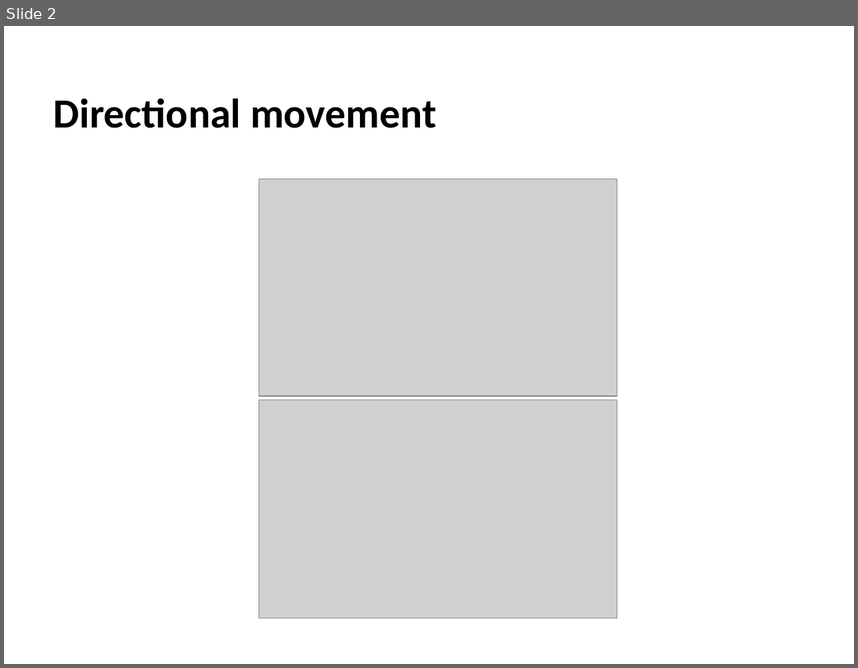
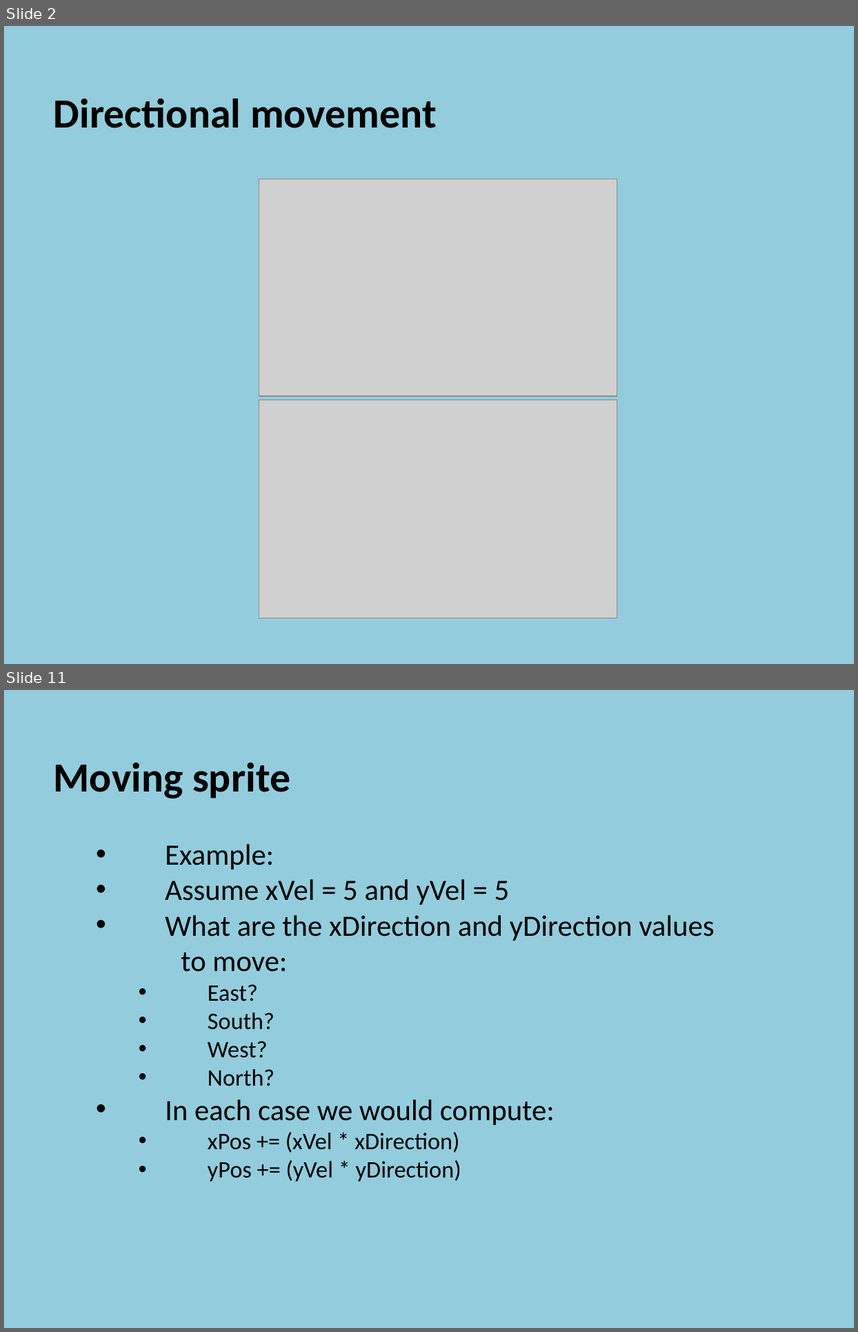
Before and after one commit to szetko/course-materials, a slide deck: Programming 4/05.1 Directional Sprites/05.1 Directional Sprites.pptx. Shown one above the other, each under a label of ours: slide 2 before the commit, slides 2 and 11 after it; the slides between them are not shown. The pictures are 858x668 and 858x1332 pixels, drawn with LibreOffice and Linux fonts; fonts in the diff are those of the drawing; grey boxes stand for pictures. Boxes give left, top, right and bottom in pixels: in the first picture for what was removed or moved away, otherwise in the second. Text is boxed around its words. In the diff, an @@ line names an element or a change of style, - is before the commit and + after.

Commit message:
Update 05.1 Directional Sprites PP

```diff
--- a/Programming 4/05.1 Directional Sprites/05.1 Directional Sprites.pptx
+++ b/Programming 4/05.1 Directional Sprites/05.1 Directional Sprites.pptx
@@ slide 11 added at box(4, 690, 854, 1328), background #93CDDD @@
@@ text added at box(54, 762, 714, 1181), 25 pt, text #000000 @@
+  Moving sprite
+    • Example:
+    • Assume xVel = 5 and yVel = 5
+    • What are the xDirection and yDirection values
+    to move:
+      • East?
+      • South?
+      • West?
+      • North?
+    • In each case we would compute:
+      • xPos += (xVel * xDirection)
+      • yPos += (yVel * yDirection)
@@ slide 2 changed as well @@
@@ background #FFFFFF to #93CDDD @@
```
Also in this commit, not shown: 1 other slide changed, 14 other slides added, 1 slide removed.
